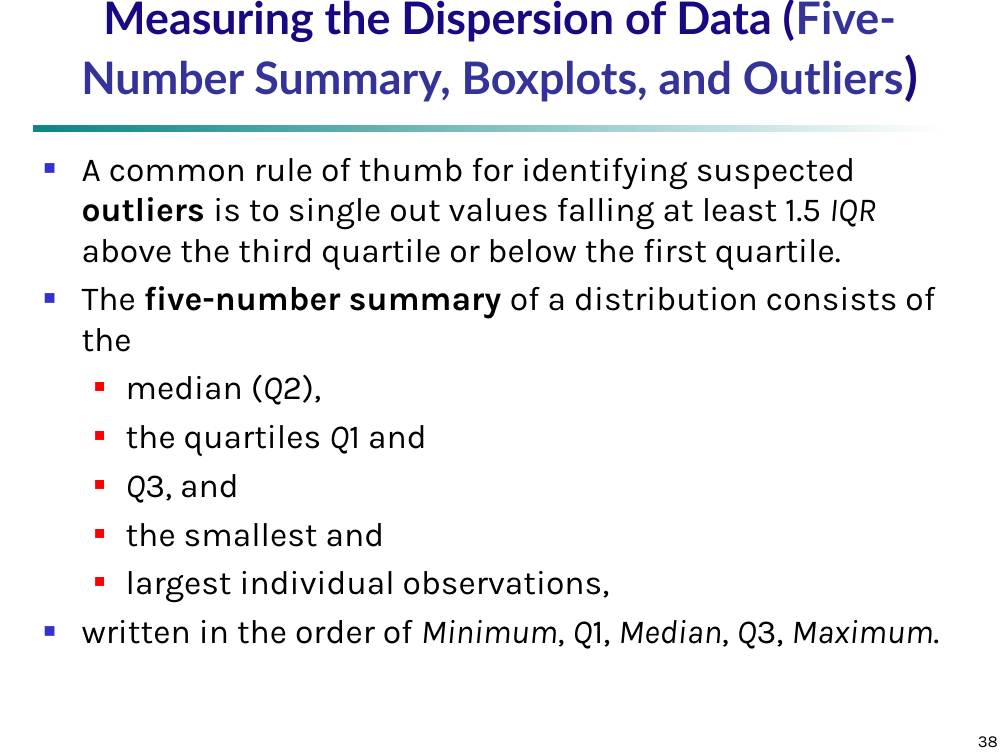
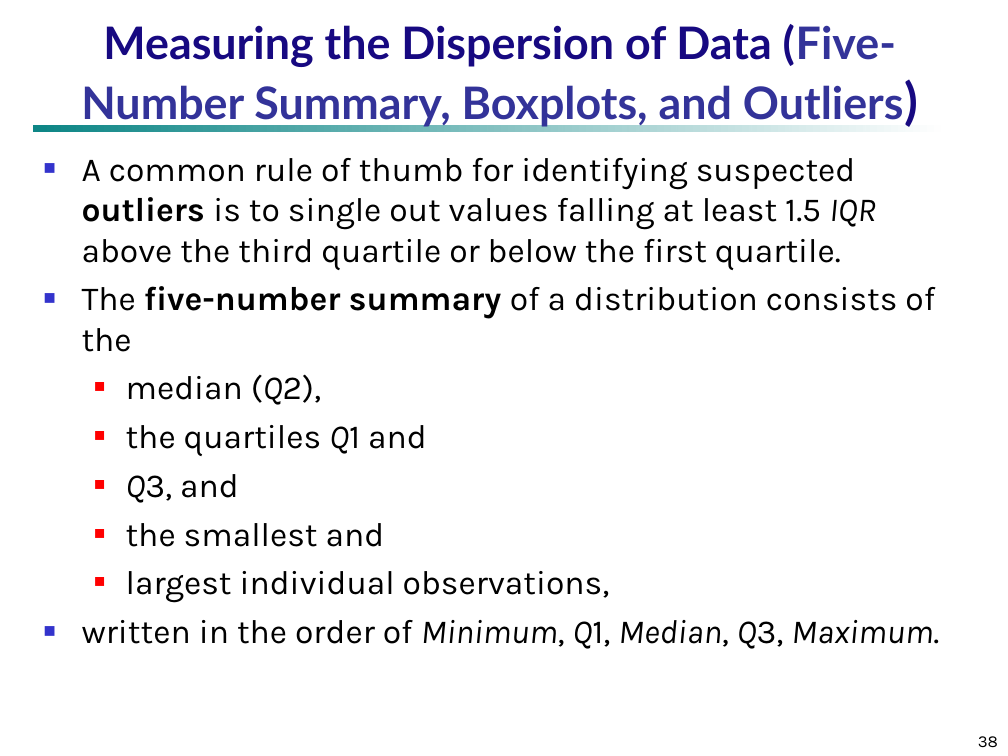
Before and after one commit to pronad1/Academic_PSTU_CSE, a slide deck: slide 38 of 7th Semester/CCE-417_Data Warehousing & Mining/Murad sir/02Data_14-7-26 part 1.ppt. Drawn at 1008x756 pixels with LibreOffice and Linux fonts; fonts in the diff are those of the drawing. Boxes give left, top, right and bottom in pixels: in the first picture for what was removed or moved away, otherwise in the second. Text is boxed around its words. In the diff, an @@ line names an element or a change of style, - is before the commit and + after.

```diff
--- a/7th Semester/CCE-417_Data Warehousing & Mining/Murad sir/02Data_14-7-26 part 1.ppt
+++ b/7th Semester/CCE-417_Data Warehousing & Mining/Murad sir/02Data_14-7-26 part 1.ppt
@@ title "Measuring the Dispersion of Data ..." moved from (x1=81, y1=0, x2=904, y2=102) to (x1=81, y1=24, x2=904, y2=128) @@
```
Also in this commit, not shown: 5 other slides changed, 14 other files.
